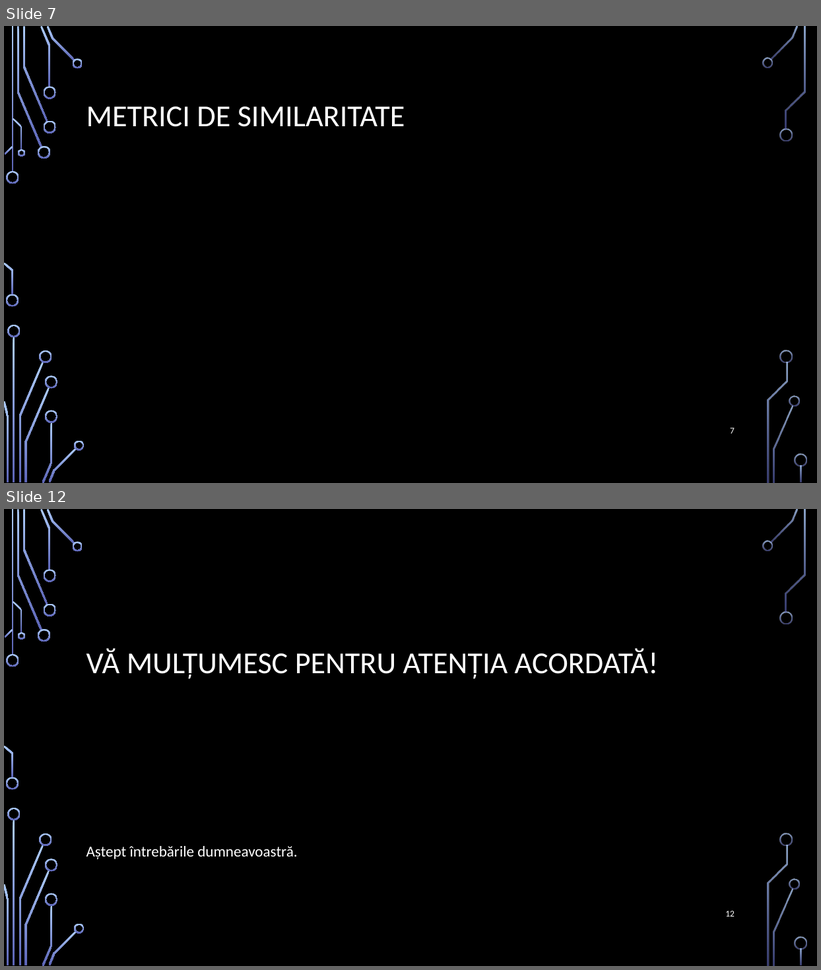
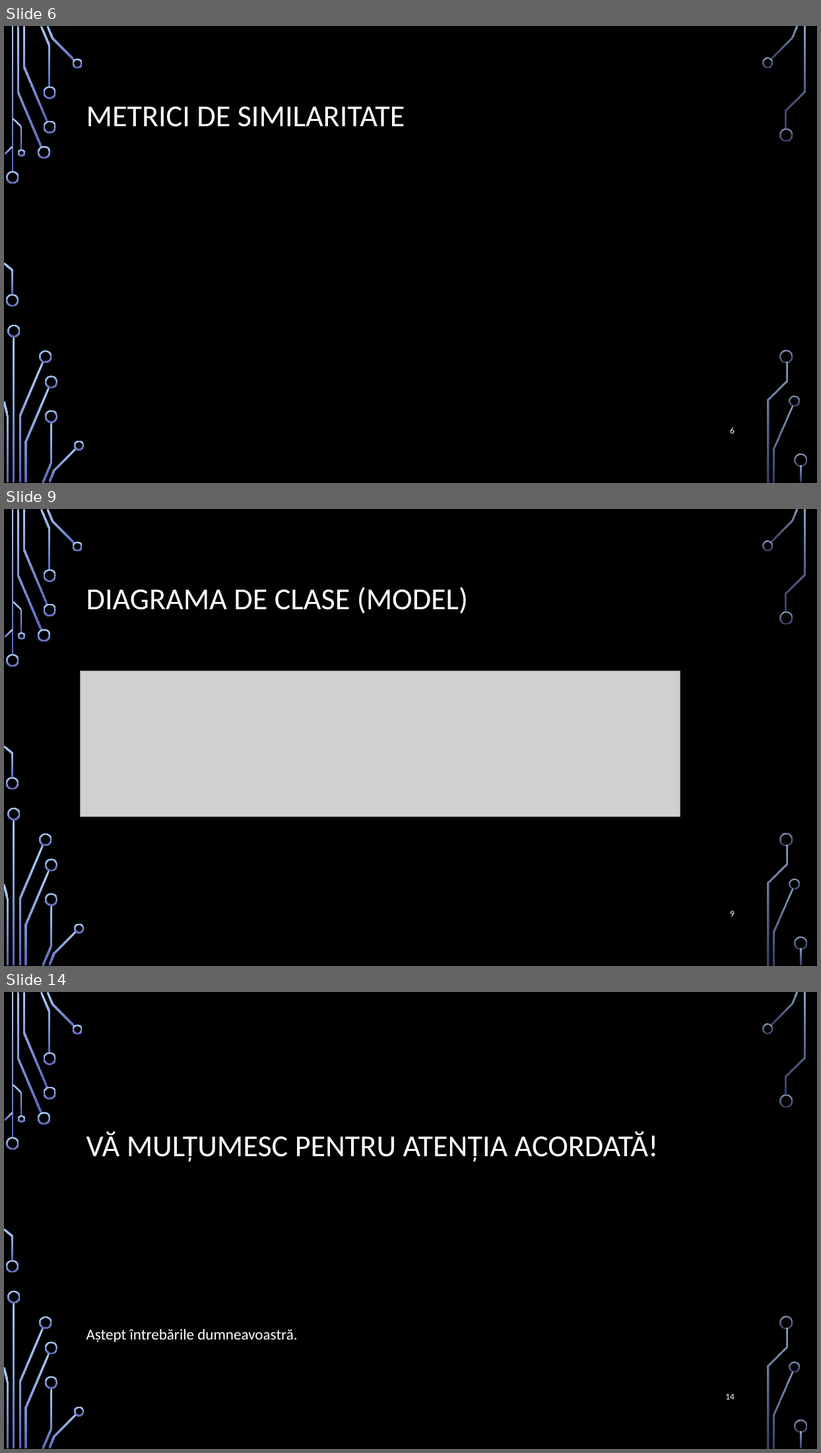
Before and after one commit to bucilamihai/Licenta, a slide deck: PrezentareLicenta.pptx. Shown one above the other, each under a label of ours: slides 7 and 12 before the commit, slides 6, 9 and 14 after it; the slides between them are not shown. The pictures are 821x970 and 821x1453 pixels, drawn with LibreOffice and Linux fonts; fonts in the diff are those of the drawing; grey boxes stand for pictures; background and template pictures are left out. Boxes give left, top, right and bottom in pixels: in the first picture for what was removed or moved away, otherwise in the second. Text is boxed around its words. In the diff, an @@ line names an element or a change of style, - is before the commit and + after.

```diff
--- a/PrezentareLicenta.pptx
+++ b/PrezentareLicenta.pptx
@@ slide 9 added at [4,509,817,966], background picture (left out); not listed: 36 template elements that a slide beside it also shows @@
@@ title added at [86,587,468,614], 36 pt, text #FFFFFF @@
+DIAGRAMA DE CLASE (MODEL)
@@ picture added at [81,671,680,817] @@
@@ page number added at [730,911,735,917], 10.5 pt, text #FFFFFF @@
+9
@@ what was slide 7 is now slide 6 @@
@@ page number at [730,428,735,434]: text changed @@
-7
+6
@@ what was slide 12 is now slide 14 @@
@@ page number at [725,1394,735,1400]: text changed @@
-12
+14
```
Also in this commit, not shown: 6 slides changed, 4 other slides added, 3 slides removed, 1 other file.
